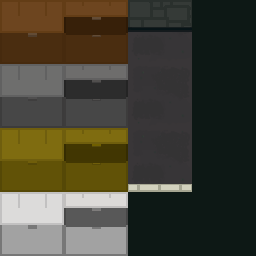
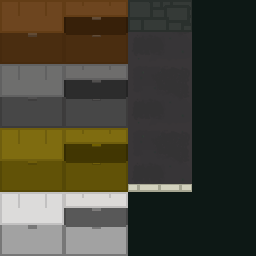
The second 256 × 256 image is a revision of the first. Changes to its layers:
painted on "ledges" over box(128, 27, 192, 32)
